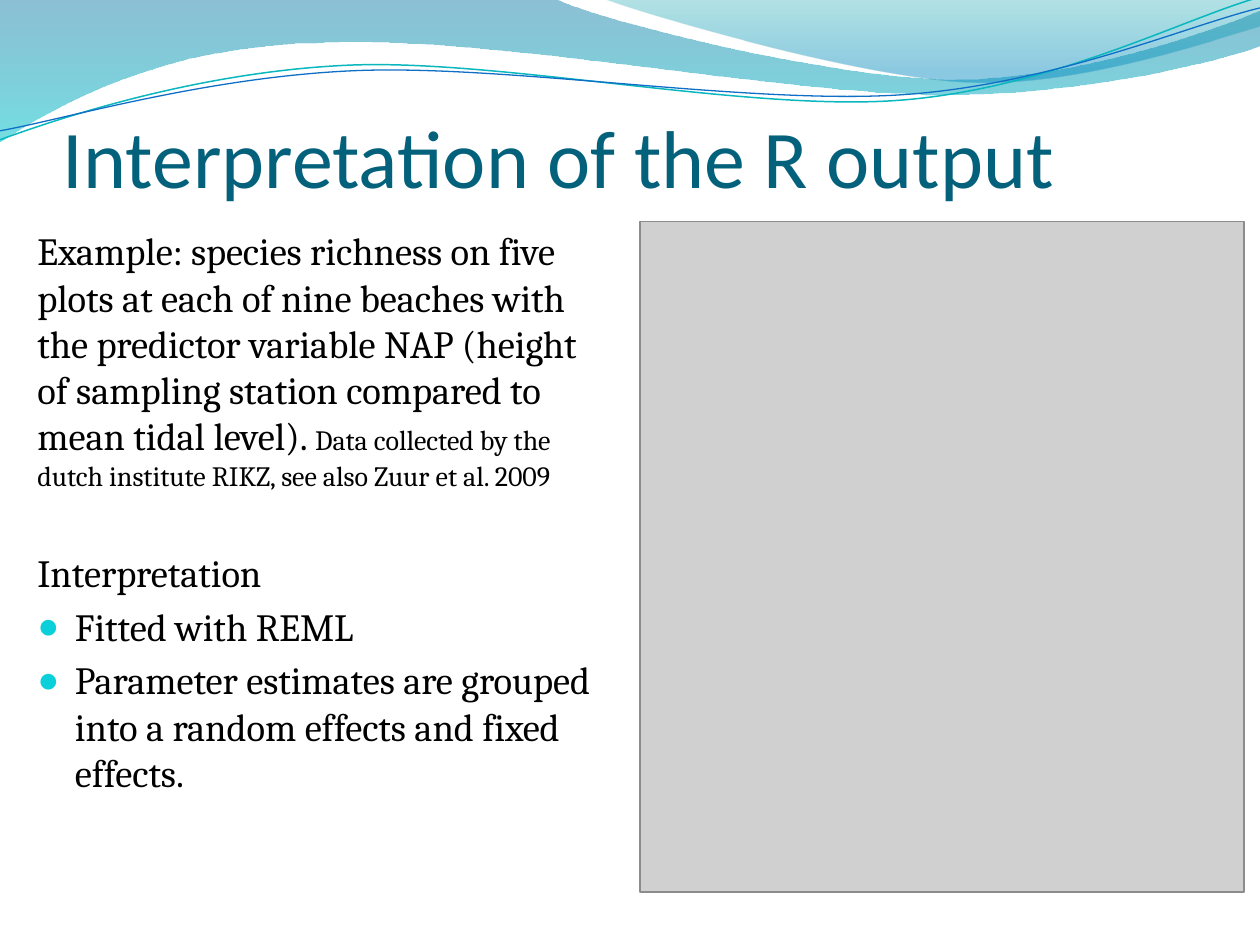
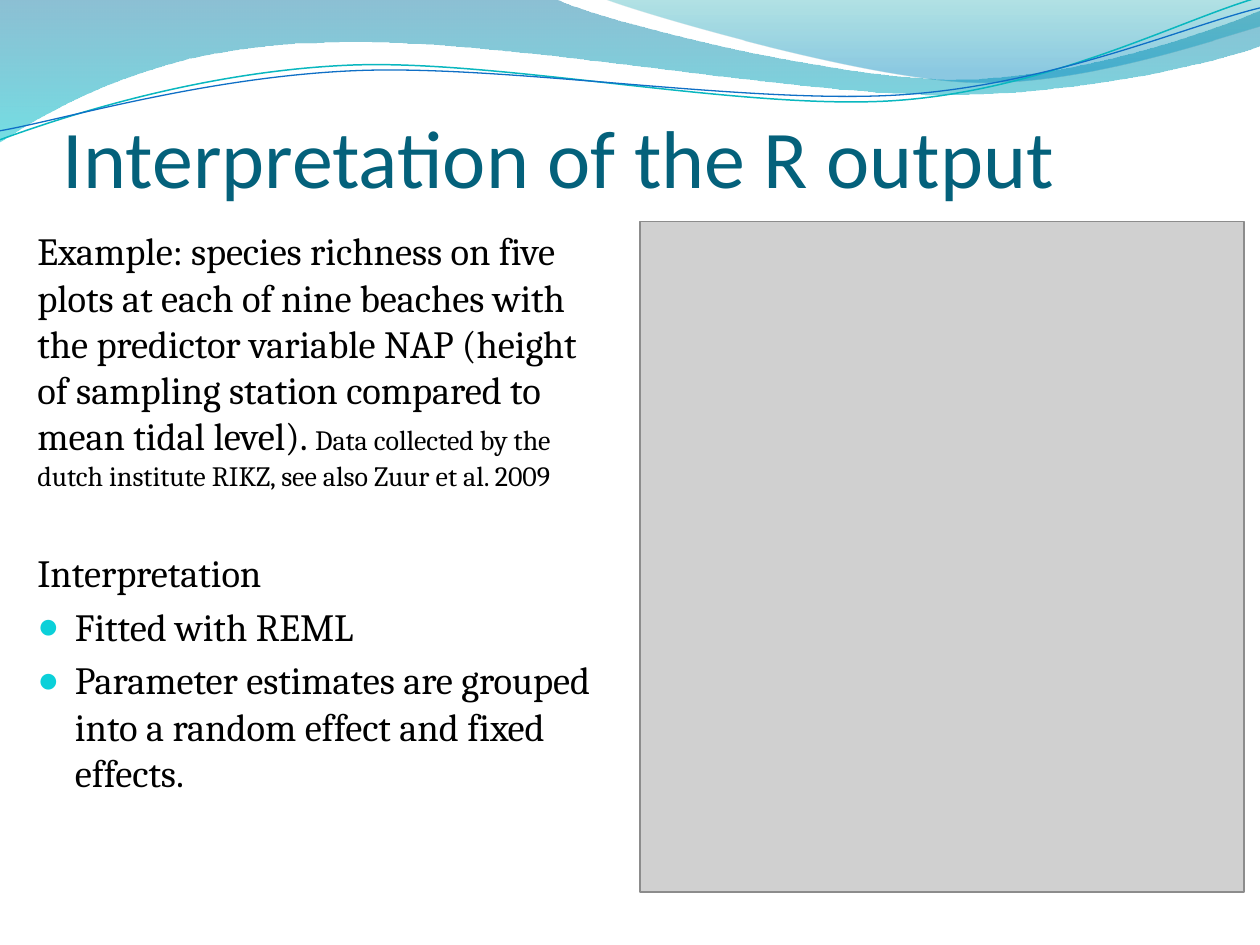
Before and after one commit to ricschuster/R_Workshop_Vienna_2018_02, a slide deck: slide 14 of ppts/Topic 7 Linear mixed-effects models (random effects).pptx (slide 15 before the commit). Drawn at 1260x945 pixels with LibreOffice and Linux fonts; fonts in the diff are those of the drawing; grey boxes stand for pictures; background and template pictures are left out. Boxes give left, top, right and bottom in pixels: in the first picture for what was removed or moved away, otherwise in the second. Text is boxed around its words. In the diff, an @@ line names an element or a change of style, - is before the commit and + after.

```diff
--- a/ppts/Topic 7 Linear mixed-effects models (random effects).pptx
+++ b/ppts/Topic 7 Linear mixed-effects models (random effects).pptx
@@ text at [75,667,590,788]: text changed @@
-● Parameter estimates are grouped into a random effects and fixed effects.
+● Parameter estimates are grouped into a random effect and fixed effects.
```
Also in this commit, not shown: 5 other slides changed, 1 slide removed.
